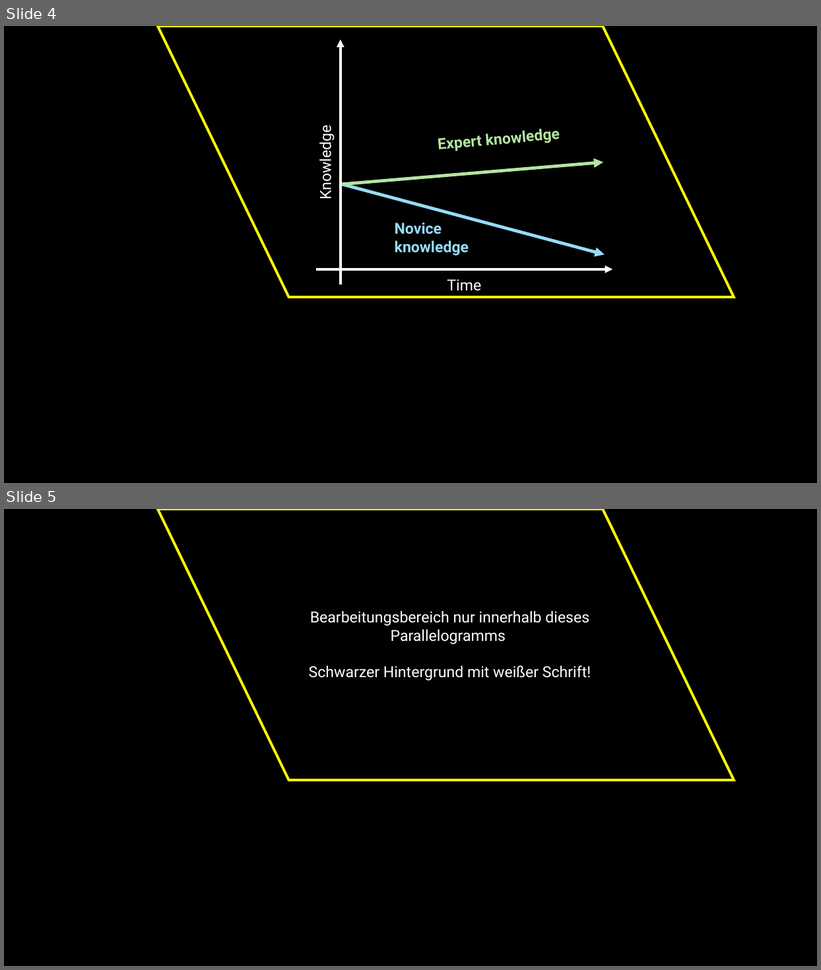
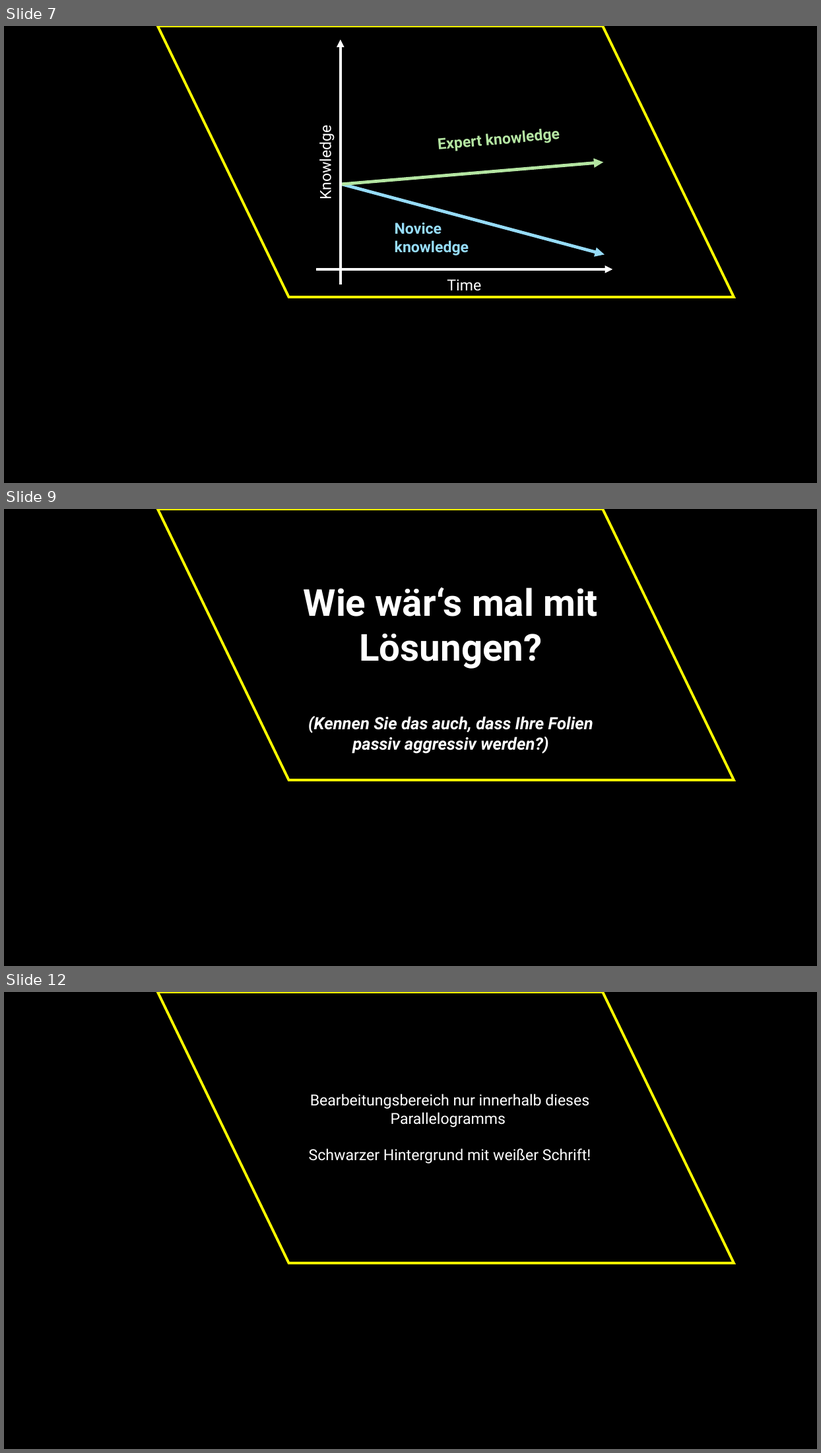
Before and after one commit to jkruppa/teaching, a slide deck: talks/202510_roulette/Kruppa_Scheetz.pptx. Shown one above the other, each under a label of ours: slides 4 and 5 before the commit, slides 7, 9 and 12 after it; the slides between them are not shown. The pictures are 821x970 and 821x1453 pixels, drawn with LibreOffice and Linux fonts; fonts in the diff are those of the drawing. Boxes give left, top, right and bottom in pixels: in the first picture for what was removed or moved away, otherwise in the second. Text is boxed around its words. In the diff, an @@ line names an element or a change of style, - is before the commit and + after.

```diff
--- a/talks/202510_roulette/Kruppa_Scheetz.pptx
+++ b/talks/202510_roulette/Kruppa_Scheetz.pptx
@@ slide 9 added at bbox=[4, 509, 817, 966], background #000000 @@
@@ parallelogram added at bbox=[158, 509, 734, 780], fill #000000, outline #FFFF00 3 pt @@
@@ text added at bbox=[304, 588, 598, 754], 20 pt, text #FFFFFF, bold, italic @@
+Wie wär‘s mal mit Lösungen?
+(Kennen Sie das auch, dass Ihre Folien passiv aggressiv werden?)
@@ what was slide 4 is now slide 7 @@
@@ what was slide 5 is now slide 12 @@
```
Also in this commit, not shown: 6 other slides added, 3 other files.
